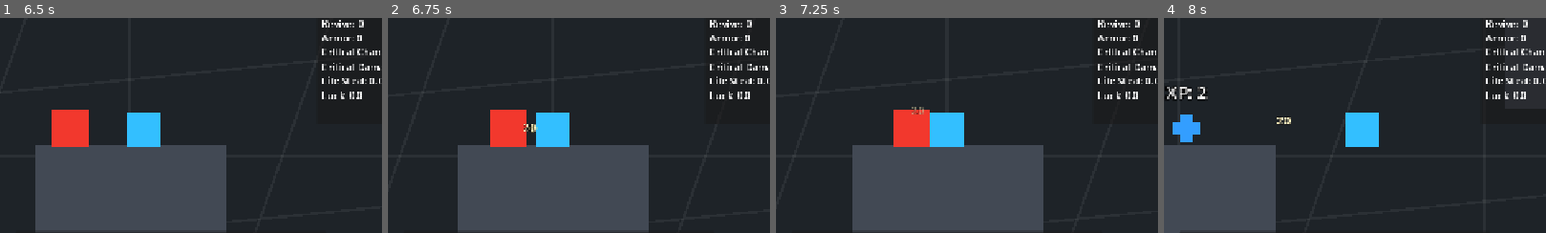
Above: before the commit, frames 1-4 (left to right).
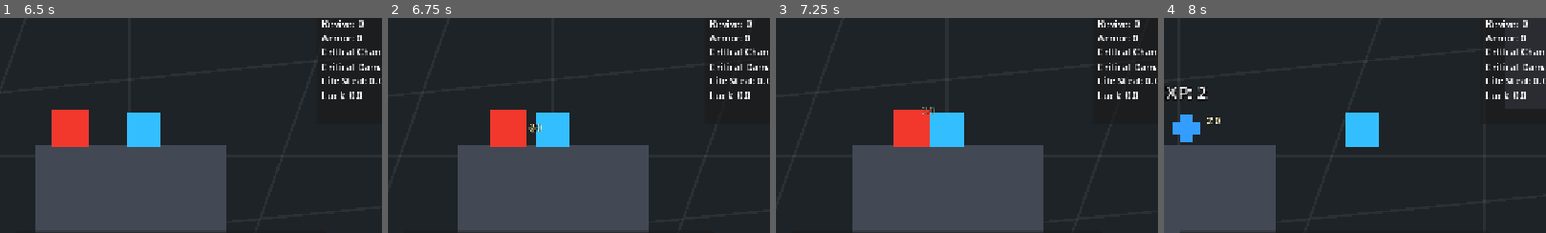
Above: after the commit, the same moments.

Repository: datokey/rouge-like-godot
Game: Godot game, scene res://scenes/Main.tscn
Same seed, same stepped clock (60 frames per second), same inputs: the game is played once before the commit and once after it.
Inputs:
- Up to frame 1 (6.5 s): click "Start Run" at 0.5 s; click "Basic Gun [Projectile] Senjat…" at 1.25 s; tap Enter at 2 s; hold Right (move_right) 2.03-2.78 s; hold Down (move_down) 2.78-3.53 s; hold Right (move_right) 3.53-4.28 s; hold Up (move_up) 4.28-5.03 s; hold Left (move_left) from 5.03 s (still down)
- Up to frame 2 (6.75 s): release Left (move_left) at 6.53 s; hold Down (move_down) from 6.53 s (still down)
- Up to frame 3 (7.25 s): keep holding Down (move_down)
- Up to frame 4 (8 s): release Down (move_down) at 7.28 s; hold Right (move_right) from 7.28 s (still down)
The pictures show only the part of the screen within x 28-78%, y 24-74%; the shares and areas given below are measured in that part.

Frame 1 is identical in both runs. In frame 2, 0.1% of the frame differs, in the area x 35-41%, y 49-53%; in frame 3, 0.1%; in frame 4, 0.2%, in the area x 11-34%, y 45-50%.

Commit message:
feat: implement DamageNumberManager with pooling and aggregation logic

Diff:
--- a/scripts/ui/DamageNumberManager.gd
+++ b/scripts/ui/DamageNumberManager.gd
@@ -111,41 +111,71 @@
 		_pending_aggregates.remove_at(index)
 
 
-func _show_damage_number(amount: int, is_critical: bool, world_position: Vector2) -> void:
+func _show_damage_number(
+	amount: int,
+	is_critical: bool,
+	world_position: Vector2
+) -> void:
 	var label := _acquire_label()
-	var screen_position := get_viewport().get_canvas_transform() * world_position
 	var random_x := _random_range(-horizontal_offset, horizontal_offset)
+
 	label.text = "%d!" % amount if is_critical else str(amount)
-	label.position = screen_position - label_size * 0.5 + Vector2(random_x, 0.0)
 	label.scale = Vector2.ONE * (0.65 if is_critical else 1.0)
 	label.modulate = Color.WHITE
-	label.add_theme_color_override("font_color", critical_color if is_critical else normal_color)
+	label.add_theme_color_override(
+		"font_color",
+		critical_color if is_critical else normal_color
+	)
 	label.add_theme_font_size_override(
 		"font_size",
 		critical_font_size if is_critical else normal_font_size
 	)
 	label.visible = true
+
 	_active_numbers.append({
 		"label": label,
 		"elapsed": 0.0,
 		"is_critical": is_critical,
+		"world_position": world_position,
+		"visual_offset": Vector2(random_x, 0.0),
 	})
 
 
 func _update_active_numbers(delta: float) -> void:
+	var canvas_transform := get_viewport().get_canvas_transform()
+
 	for index in range(_active_numbers.size() - 1, -1, -1):
 		var entry := _active_numbers[index]
 		var label := entry["label"] as Label
 		var elapsed := float(entry["elapsed"]) + delta
+
 		entry["elapsed"] = elapsed
-		label.position.y -= rise_speed * delta
+
+		var visual_offset: Vector2 = entry["visual_offset"]
+		visual_offset.y -= rise_speed * delta
+		entry["visual_offset"] = visual_offset
+
+		var world_position: Vector2 = entry["world_position"]
+		var screen_position := canvas_transform * world_position
+
+		label.position = (
+			screen_position
+			- label_size * 0.5
+			+ visual_offset
+		)
+
 		var fade_duration := maxf(0.01, display_duration - fade_delay)
-		label.modulate.a = 1.0 - clampf((elapsed - fade_delay) / fade_duration, 0.0, 1.0)
+		label.modulate.a = 1.0 - clampf(
+			(elapsed - fade_delay) / fade_duration,
+			0.0,
+			1.0
+		)
+
 		if bool(entry["is_critical"]):
 			label.scale = Vector2.ONE * _get_critical_scale(elapsed)
-		if elapsed < display_duration:
-			continue
-		_release_number(index)
+
+		if elapsed >= display_duration:
+			_release_number(index)
 
 
 func _get_critical_scale(elapsed: float) -> float:
